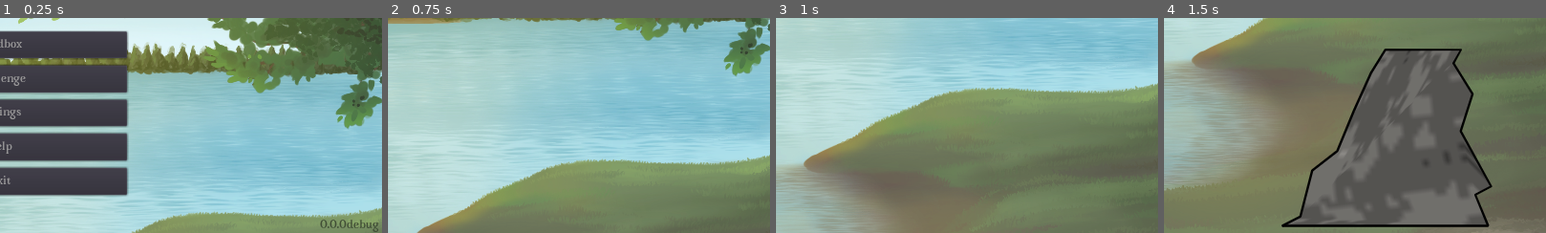
Above: before the commit, frames 1-4 (left to right).
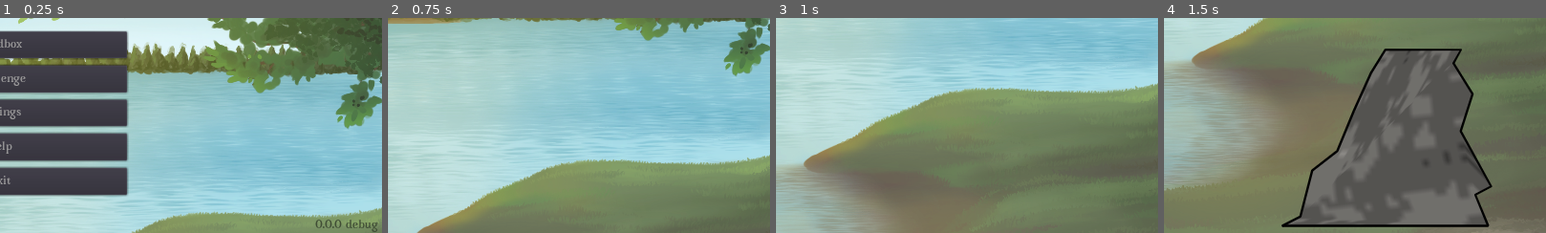
Above: after the commit, the same moments.

Repository: ebrahimebrahim/knock-the-rock
Game: Godot game, scene res://MenuScreen.tscn
Same seed, same stepped clock (60 frames per second), same inputs: the game is played once before the commit and once after it. Sound files missing from this copy of the repository are replaced by a short silence.
Inputs (mouse positions are % of the whole screen's width and height, from its top left):
- Up to frame 1 (0.25 s): no input
- Up to frame 2 (0.75 s): click "Sandbox" at 0.5 s
- Up to frame 3 (1 s): no input
- Up to frame 4 (1.5 s): move the mouse to (72, 45) at 1.27 s; press the mouse at (72, 45) at 1.28 s
The pictures show only the part of the screen within x 50-100%, y 50-100%; the shares and areas given below are measured in that part.

The runs differ from the first frame. In frame 1, 0.3% of the frame differs, in the area x 82-100%, y 93-100%; in frame 2, nothing differs; in frame 3, nothing differs; in frame 4, nothing differs.

Commit message:
insert spaces in version string
close #44

commit hashes can start with letters, which is confusing when there is
no space

Diff:
--- a/ktr/Strings.gd
+++ b/ktr/Strings.gd
@@ -126,12 +126,12 @@
 	# If the commit hash is an empty string, then we did not use the build script,
 	# This puts "debug" on the version string
 	if version_info["commit_hash"] == "":
-		return version_info["version_number"] + "debug"
+		return version_info["version_number"] + " debug"
 
 	# Now assuming the build script was used,
 	# we display the commit hash if it's "dev" and we don't if it's "release"
 	elif version_info["dev_or_release"] == "dev":
-		return version_info["version_number"] + "dev" + version_info["commit_hash"]
+		return version_info["version_number"] + " dev " + version_info["commit_hash"]
 	elif version_info["dev_or_release"] == "release":
 		return version_info["version_number"]
 	else:
